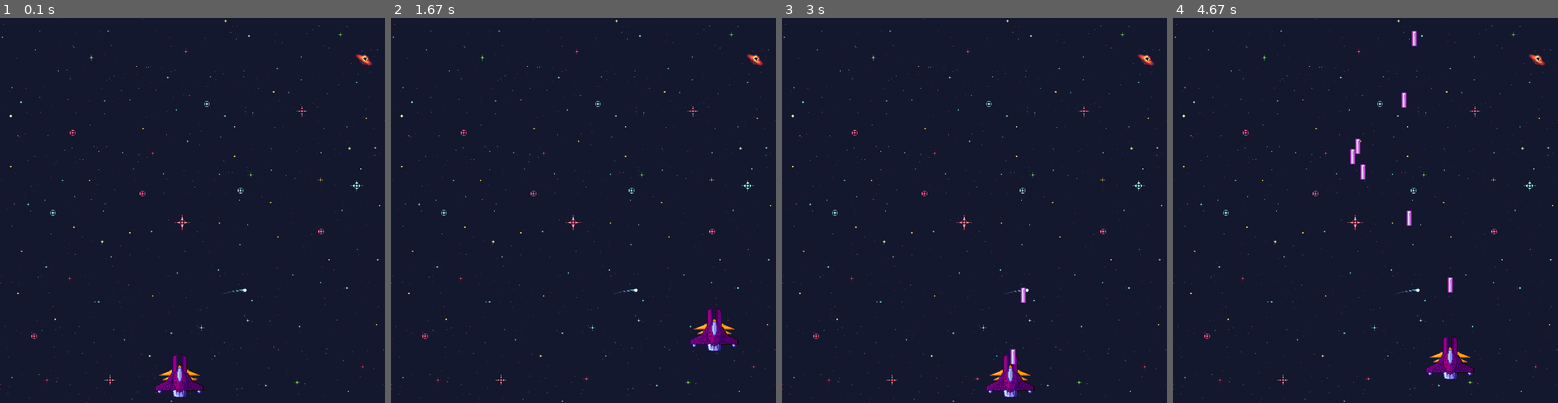
Above: before the commit, frames 1-4 (left to right).
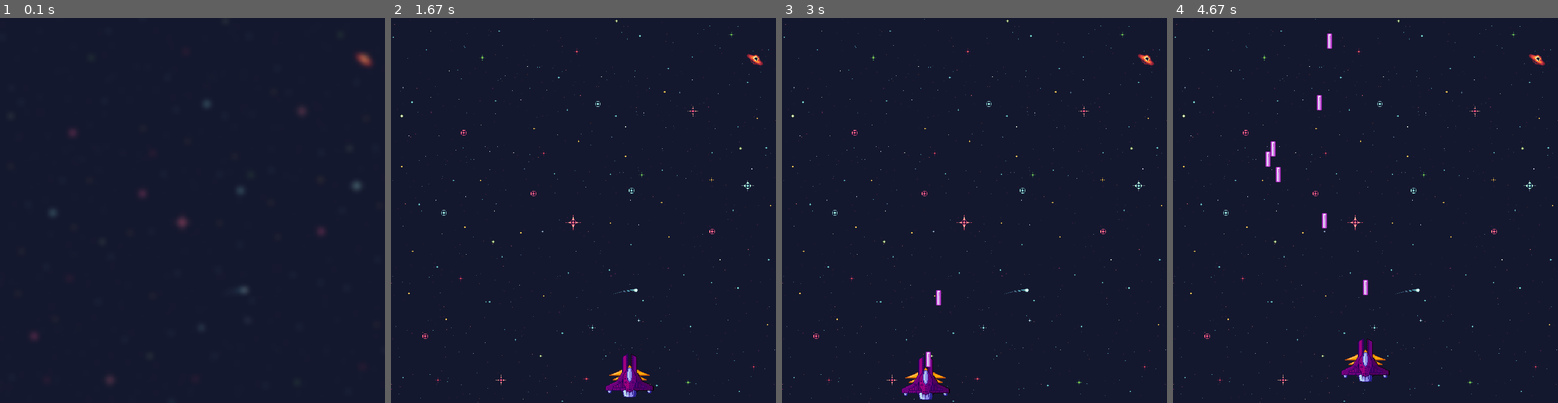
Above: after the commit, the same moments.

Repository: cjs-13/Projeto_pygame
Game: pygame game, started from main.py
Same seed, same stepped clock (60 frames per second), same inputs: the game is played once before the commit and once after it.
Inputs:
- Up to frame 1 (0.1 s): no input
- Up to frame 2 (1.67 s): hold D 0.33-0.8 s; hold W 0.83-1.13 s; hold D 1.17-1.63 s
- Up to frame 3 (3 s): hold A 1.67-2.2 s; hold S 2.23-2.53 s; tap Space at 2.57, 2.97 s; hold A from 2.9 s (still down)
- Up to frame 4 (4.67 s): tap Space at 3.27, 3.4, 3.8, 4.1, 4.47 s; release A at 3.3 s; hold W 3.33-3.7 s; hold D 3.73-4.37 s; hold S from 4.4 s (still down)

The runs differ from the first frame. In frame 1, 1.5% of the frame differs, in the area x 0-100%, y 0-100%; in frame 2, 1.4%; in frame 3, 1.5%; in frame 4, 2.1%, in the area x 24-79%, y 3-95%.

Commit message:
Consertando erro

Diff:
--- a/main.py
+++ b/main.py
@@ -1,26 +1,29 @@
 import pygame
 import os
-#from sys import exit
+from sys import exit
 
 LARGURA = 750
 ALTURA = 750
 FPS = 60
 BRANCO = (255, 255, 255)
+RELOGIO = pygame.time.Clock()
 
 pygame.init()
 
 # Carregando imagens
-ICONE = pygame.transform.rotate(pygame.image.load(os.path.join("assets", "space_ship.png")), 45)
+ICONE = pygame.image.load(os.path.join("assets", "space_ship.png"))
 NAVE_PRINCIPAL = pygame.transform.scale(pygame.image.load(os.path.join("assets", "space_ship.png")), (100, 90))
 LASERS_PRINCIPAL = pygame.image.load(os.path.join("assets", "laser_principal.png"))
 BG = pygame.transform.scale(pygame.image.load(os.path.join("assets", "BG (4).png")), (LARGURA, ALTURA))
+BG_menu = list()
+for i in range(1, 6):
+    BG_menu.append(pygame.transform.scale(pygame.image.load(os.path.join("assets", f"BG_menu ({i}).png")), (LARGURA, ALTURA)))
 
 tela = pygame.display.set_mode((LARGURA, ALTURA))
 pygame.display.set_caption("Space Shooter")
 pygame.display.set_icon(ICONE)
 
 # Classes
-
 class Laser:
     def __init__(self, x, y, img, nave):
         self.x = x
@@ -99,19 +102,20 @@
 
 def main():
     jogando = True
-    relogio = pygame.time.Clock()
     jogador_vel = 5
     lasers_vel = 5
     jogador = Jogador(300, 650)
     inimigos = list()
     while jogando:
-        relogio.tick(FPS)
+        RELOGIO.tick(FPS)
         tela.blit(BG, (0, 0))
         jogador.draw(tela)
 
         for event in pygame.event.get():
             if event.type == pygame.QUIT:
                 jogando = False
+                pygame.quit()
+                exit()
             if event.type == pygame.KEYDOWN:
                 if event.key == pygame.K_SPACE:
                     jogador.atirar(jogador)
@@ -130,4 +134,31 @@
 
         pygame.display.flip()
 
-main()
+def menu_principal():
+    inicio = False
+    timer = 0
+    indice = 0
+    while True:
+        RELOGIO.tick(FPS)
+        tela.blit(BG_menu[indice], (0, 0))
+
+        for event in pygame.event.get():
+            if event.type == pygame.QUIT:
+                pygame.quit()
+                exit()
+            if event.type == pygame.KEYDOWN:
+                inicio = True
+
+        if inicio:
+            if timer < 10:
+                timer += 1
+            else:
+                indice += 1
+                timer = 0
+            if indice > 4:
+                main()
+                inicio = False
+
+        pygame.display.flip()
+
+menu_principal()
Binary file added: assets/BG_menu (1).png
Binary file added: assets/BG_menu (2).png
Binary file added: assets/BG_menu (3).png
Binary file added: assets/BG_menu (4).png
Binary file added: assets/BG_menu (5).png
Binary file added: assets/laser_blue.png
Binary file added: assets/laser_red.png
Binary file removed: assets/pixel_laser_blue.png
Binary file removed: assets/pixel_laser_green.png
Binary file removed: assets/pixel_laser_red.png
Binary file removed: assets/pixel_laser_yellow.png
Binary file removed: assets/pixel_ship_blue_small.png
(and 3 more such lines)
